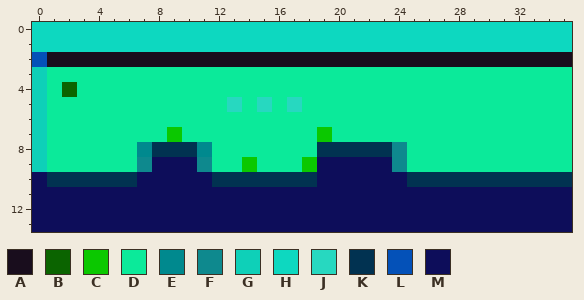
Pixel-art sprite: res/lvls/3.png. The picture above is the old version.
The file is 36x14 pixels. Colours within 5 levels of each other are drawn and written as one.
Palette (. is transparent): A #190d1d  B #0b6400  C #0bc800  D #0bea9a  E #00898e  F #0e898e  G #0ed0b8  H #0dd8c0  J #27d8c0  K #013251  L #0451b8  M #0d0d5a
Once edited:
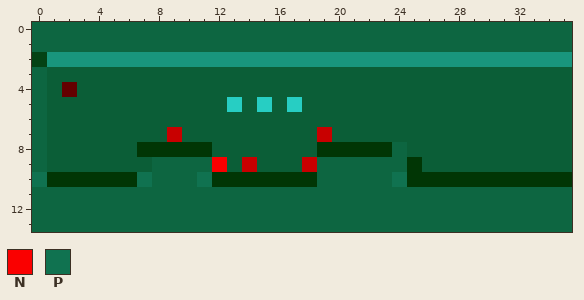
Colours new in this view: N #fa0000  P #107250
Diff:
Colour A changes from #190d1d to #19967d.
Colour B changes from #0b6400 to #640000.
Colour C changes from #0bc800 to #c80000.
Colour D changes from #0bea9a to #0b5e37.
Colour J changes from #27d8c0 to #27cec3.
Colour K changes from #013251 to #013605.
Colour L changes from #0451b8 to #044214.
Colour M changes from #0d0d5a to #0d6641.
Colour F becomes colour D in row 9 at x 7.
Colour D becomes colour K in row 9 at x 25.
Colour E becomes colour K in row 8 at x 7 and 11.
Colour F becomes colour M in row 8 at x 24; in row 9 at x 11 and 24.
Colour G becomes colour M in rows 3 to 9 at x 0.
Colour H becomes colour M in rows 0 to 1 at x 0 to 35.
Colour D becomes colour N in row 9 at x 12.
Colour M becomes colour P in row 10 at x 0, 7, 11 and 24.
Where, in picture pixels (left, top, right, bottom), the same in both pictures:
changed: (32, 22, 572, 232)
